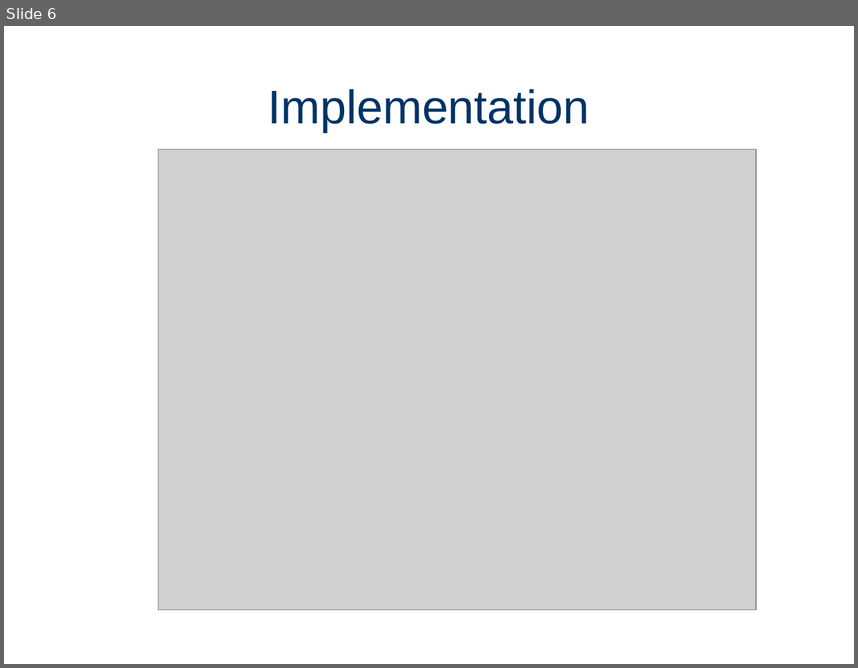
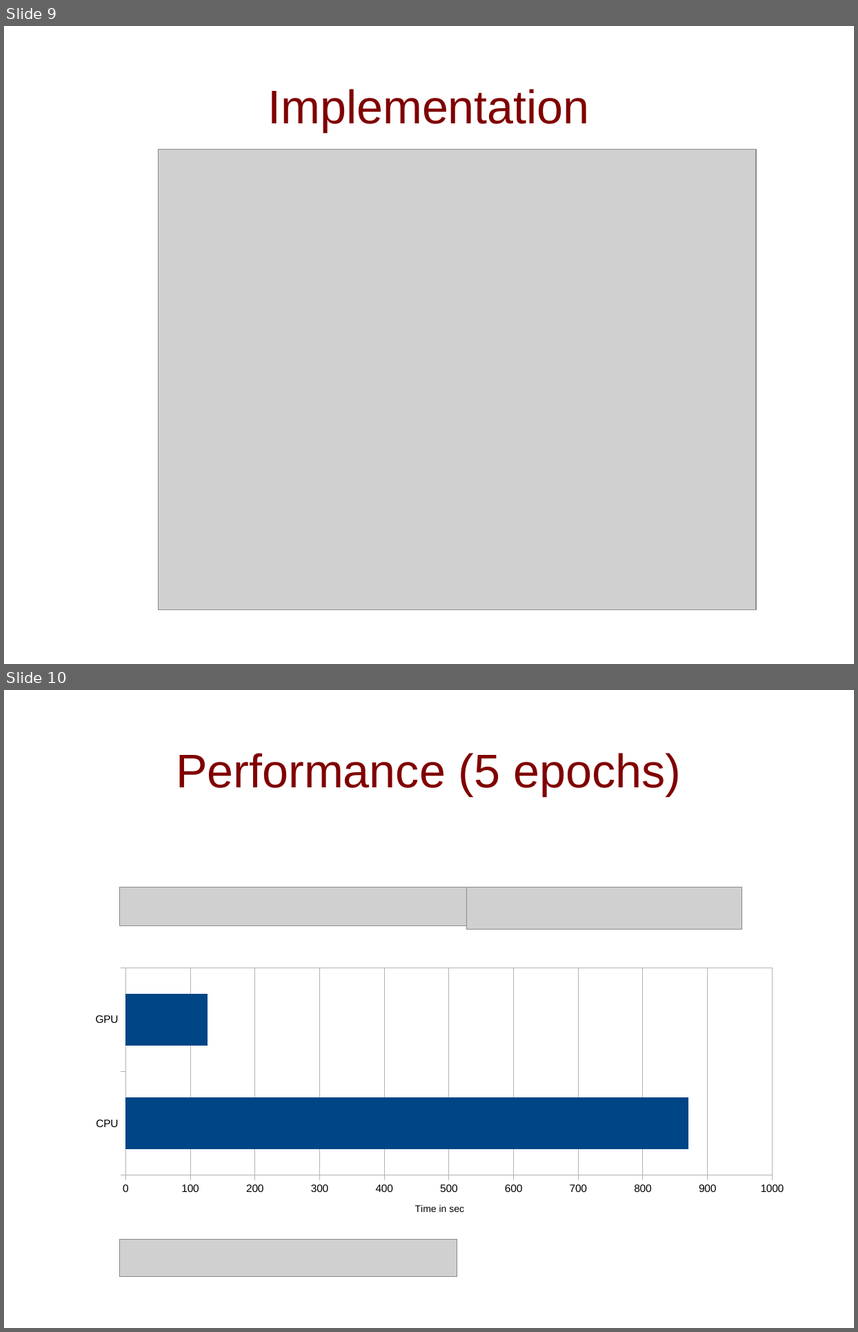
Before and after one commit to gSilas/special-palm-tree, a slide deck: presentation.odp. Shown one above the other, each under a label of ours: slide 6 before the commit, slides 9 and 10 after it. The pictures are 858x668 and 858x1332 pixels, drawn with LibreOffice and Linux fonts; fonts in the diff are those of the drawing; grey boxes stand for pictures. Boxes give left, top, right and bottom in pixels: in the first picture for what was removed or moved away, otherwise in the second. Text is boxed around its words. In the diff, an @@ line names an element or a change of style, - is before the commit and + after.

```diff
--- a/presentation.odp
+++ b/presentation.odp
@@ slide 10 added at [4, 690, 854, 1328], background #FFFFFF @@
@@ title added at [176, 753, 682, 796], 44 pt, text #800000 @@
+Performance (5 epochs)
@@ picture added at [120, 887, 467, 925] @@
@@ picture added at [467, 887, 742, 929] @@
@@ bar chart added at [81, 963, 799, 1230] @@
+categories: CPU, GPU
+Series 1: 870, 130
@@ picture added at [120, 1239, 457, 1276] @@
@@ what was slide 6 is now slide 9 @@
@@ slide 9 changed as well @@
@@ title "Implementation" at [268, 89, 590, 132]: text colour #003366 to #800000 @@
```
Also in this commit, not shown: 8 other slides changed, 2 other slides added, 8 other files.
